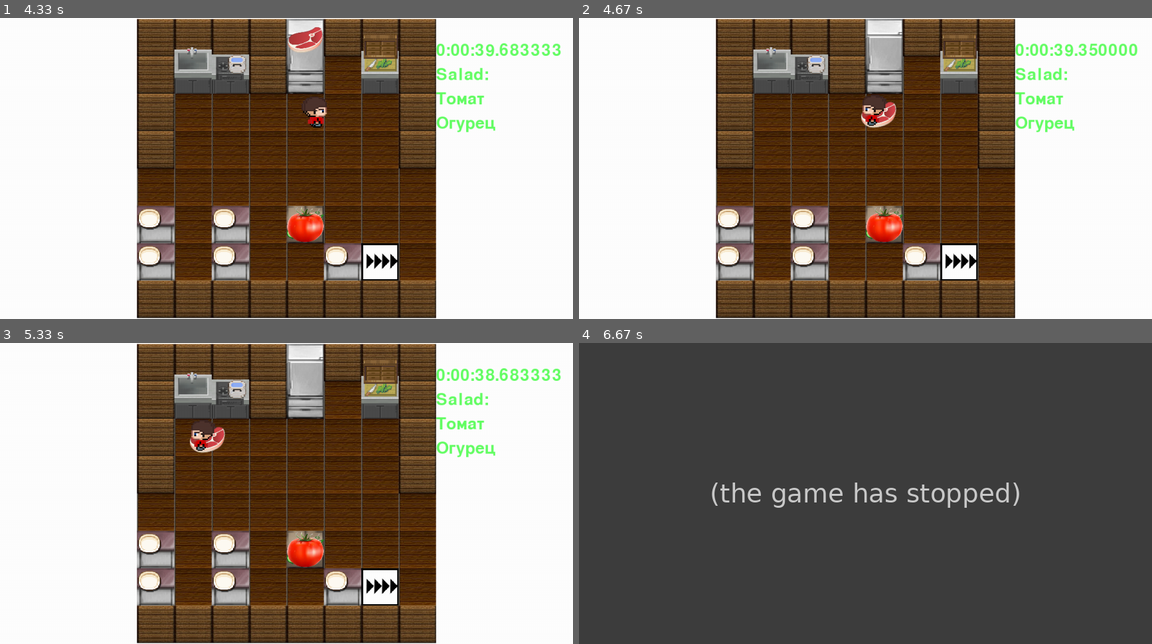
Above: before the commit, frames 1-4 (two rows, left to right).
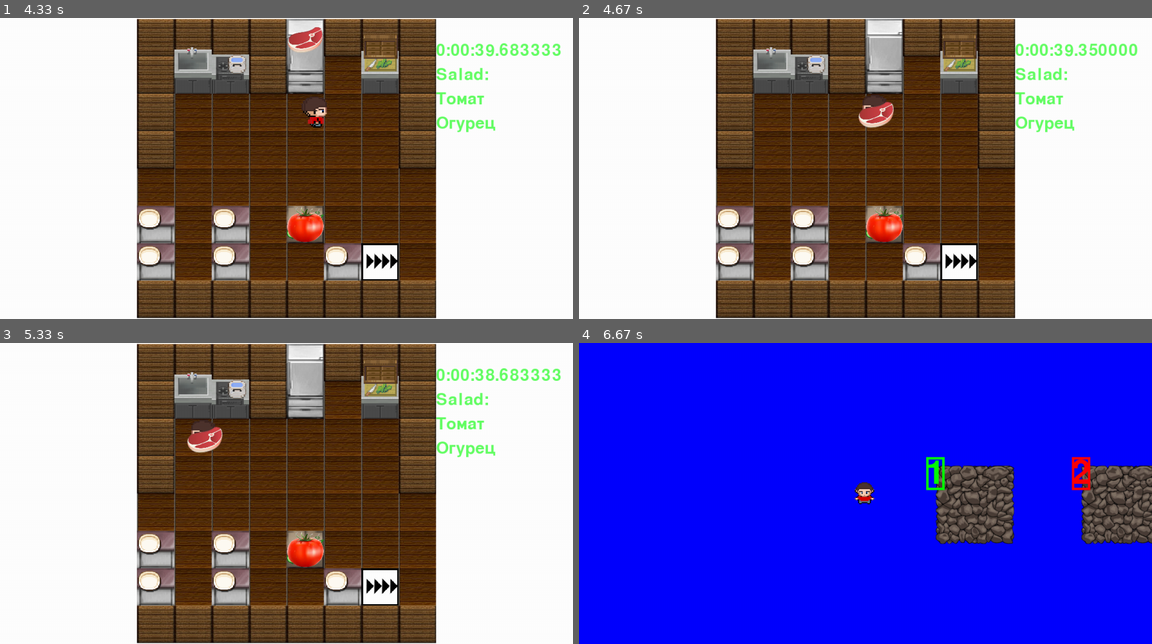
Above: after the commit, the same moments.

Repository: ShvetsovEgor/Overcooked_our_edition_pygame
Game: pygame game, started from main.py
Same seed, same stepped clock (60 frames per second), same inputs: the game is played once before the commit and once after it.
Inputs (mouse positions are in pixels of both pictures, inside the frame that each line leads up to):
- Up to frame 1 (4.33 s): tap Enter at 0.33 s; click (212, 183) at 0.78 s; hold Up 1.03-1.5 s; hold Right 1.53-2.17 s; hold Down 2.2-2.57 s; hold Left 2.6-3.07 s; hold Right 3.1-3.57 s; hold Up 3.6-3.9 s; hold Right from 3.93 s (still down)
- Up to frame 2 (4.67 s): release Right at 4.4 s; hold Space from 4.43 s (still down); hold Left from 4.43 s (still down)
- Up to frame 3 (5.33 s): release Space at 4.97 s; release Left at 4.97 s; hold Left from 5 s (still down); tap Space at 5.07 s
- Up to frame 4 (6.67 s): tap Space at 5.37, 5.63 s; release Left at 5.53 s; hold Down 5.57-5.87 s; tap E at 6.33 s

Frame 1 is identical in both runs. In frame 2, 0.3% of the frame differs, in the area x 48-56%, y 27-37%; in frame 3, 0.3%; in frame 4, 97%, in the area x 0-100%, y 0-100%.
Error before the commit: AttributeError: 'GamePlayScene' object has no attribute 'second_player' (gameplay.py line 48); the game stopped at 6.33 s (later frames are placeholders)

Commit message:
Возврат к выбору уровня (с окном результатов)

Diff:
--- a/gameplay.py
+++ b/gameplay.py
@@ -35,56 +35,60 @@
         clock = pygame.time.Clock()
         countdown = True
         while self.running:
-            # try:
-            for event in pygame.event.get():
-                if event.type == pygame.QUIT:
-                    self.running = False
-                    self.parent.running = False
-
-                if event.type == pygame.KEYDOWN:
-                    if event.key == pygame.K_SPACE:
-                        self.first_player.find(self.foodgroup, self.put_able)
-                    elif event.key == pygame.K_e:
-                        self.second_player.find(self.foodgroup, self.put_able)
-
-            font = pygame.font.Font(None, 50)
-            if countdown and datetime.datetime.now() - self.first_time > datetime.timedelta(seconds=self.time - 11):
-                countdown = False
-                mixer.music.load('sounds/countdown.mp3')
-                mixer.music.play()
-            if datetime.datetime.now() - self.first_time > datetime.timedelta(seconds=self.time):
-                self.show_result()
-            else:
-                text = font.render(
-                    str(self.first_time + datetime.timedelta(seconds=self.time) - datetime.datetime.now()), True,
-                    (100, 255, 100))
-
-            self.screen.fill("white")
-
-            self.allsprites.draw(self.screen)
-            self.plategroup.update()
-            self.plategroup.draw(self.screen)
-
-            self.foodgroup.update()
-            self.foodgroup.draw(self.screen)
-
-            self.playersgroup.update(self.obstacle)
-            self.playersgroup.draw(self.screen)
-            lines = []
-            for el in self.titles:
-                lines += [el + ":"]
-                lines += str(globals()[el]).split()
-            for i, el in enumerate(lines):
-                screen.blit(font.render(el, True, (100, 255, 100)),
-                            (self.width - self.border_x, 100 + 50 * i))
-
-            screen.blit(text, (self.width - self.border_x, 50))  # таймер
-            clock.tick(FPS)
-            pygame.display.flip()
-        # except Exception as e:
-        #     self.running = False
-        #     print(e)
-        #     print("Выход из цикла игры")
+            try:
+                for event in pygame.event.get():
+                    if event.type == pygame.QUIT:
+                        self.running = False
+                        self.parent.running = False
+
+                    if event.type == pygame.KEYDOWN:
+                        if event.key == pygame.K_SPACE:
+                            self.first_player.find(self.foodgroup, self.put_able)
+                        elif event.key == pygame.K_e:
+                            self.second_player.find(self.foodgroup, self.put_able)
+
+                font = pygame.font.Font(None, 50)
+                if countdown and datetime.datetime.now() - self.first_time > datetime.timedelta(seconds=self.time - 11):
+                    countdown = False
+                    mixer.music.load('sounds/countdown.mp3')
+                    mixer.music.play()
+                if datetime.datetime.now() - self.first_time > datetime.timedelta(seconds=self.time):
+                    self.show_result()
+                else:
+                    text = font.render(
+                        str(self.first_time + datetime.timedelta(seconds=self.time) - datetime.datetime.now()), True,
+                        (100, 255, 100))
+
+                self.screen.fill("white")
+
+                self.allsprites.draw(self.screen)
+
+                self.plategroup.update()
+                self.playersgroup.update(self.obstacle)
+                self.foodgroup.update()
+
+                self.playersgroup.draw(self.screen)
+                self.plategroup.draw(self.screen)
+                self.foodgroup.draw(self.screen)
+
+
+
+
+                lines = []
+                for el in self.titles:
+                    lines += [el + ":"]
+                    lines += str(globals()[el]).split()
+                for i, el in enumerate(lines):
+                    screen.blit(font.render(el, True, (100, 255, 100)),
+                                (self.width - self.border_x, 100 + 50 * i))
+
+                screen.blit(text, (self.width - self.border_x, 50))  # таймер
+                clock.tick(FPS)
+                pygame.display.flip()
+            except Exception as e:
+                self.running = False
+                print(e)
+                print("Выход из цикла игры")
 
     def load_level(self):
         with open(self.filename, encoding="utf8") as csvfile:
@@ -156,12 +160,12 @@
 
         if self.parent.kol == 2:
             x, y = choice(floors)
-            self.first_player = Player(x, y, self.playersgroup, self.allsprites, self.cell_size - 5)
+            self.first_player = Player(x, y, self.playersgroup, self.allsprites, self, self.cell_size - 5)
             self.first_player.dishes = self.dishes
-            self.second_player = SecondPlayer(x, y, self.playersgroup, self.allsprites, self.cell_size - 5)
+            self.second_player = SecondPlayer(x, y, self.playersgroup, self.allsprites, self, self.cell_size - 5)
         elif self.parent.kol == 1:
             x, y = choice(floors)
-            self.first_player = Player(x, y, self.playersgroup, self.allsprites, self.cell_size - 5)
+            self.first_player = Player(x, y, self.playersgroup, self.allsprites, self, self.cell_size - 5)
 
     def show_result(self):
         self.running = False
--- a/levelchoose.py
+++ b/levelchoose.py
@@ -45,10 +45,10 @@
         y = self.parent.height // 2
 
         if self.kol == 1:
-            self.obj = Player(50, y - 50, self.playersgroup, self.allsprites)
+            self.obj = Player(50, y - 50, self.playersgroup, self.allsprites, self)
         else:
-            self.obj = Player(50, y - 50, self.playersgroup, self.allsprites)
-            SecondPlayer(50, y + 50, self.playersgroup, self.allsprites)
+            self.obj = Player(50, y - 50, self.playersgroup, self.allsprites, self)
+            SecondPlayer(50, y + 50, self.playersgroup, self.allsprites, self)
 
         pygame.draw.rect(self.screen, "black", (0, y - 100, x, 200))
 
@@ -70,7 +70,7 @@
         clock = pygame.time.Clock()
         camera = Camera(self.parent.width, self.parent.height)
         while self.running:
-            # try:
+            try:
                 for event in pygame.event.get():
                     if event.type == pygame.QUIT:
                         self.running = False
@@ -93,9 +93,9 @@
                 self.playersgroup.draw(self.screen)
                 pygame.display.flip()
                 clock.tick(FPS)
-            # except Exception as e:
-            #     self.running = False
-            #     print(e)
-            #     print("Выход из цикла выбора уровня")
-            #     pygame.quit()
+            except Exception as e:
+                self.running = False
+                print(e)
+                print("Выход из цикла выбора уровня")
+                pygame.quit()
         pygame.quit()
--- a/main.py
+++ b/main.py
@@ -27,7 +27,7 @@
         self.text()
         clock = pygame.time.Clock()
         while self.running:
-            # try:
+            try:
                 for event in pygame.event.get():
                     if event.type == pygame.QUIT:
                         self.running = False
@@ -55,9 +55,9 @@
 
                     clock.tick(FPS)
                     pygame.display.flip()
-            # except Exception:
-            #     print("Завершение работы приложения")
-            #     pygame.quit()
+            except Exception:
+                print("Завершение работы приложения")
+                pygame.quit()
         pygame.quit()
 
     def fon(self):
--- a/players.py
+++ b/players.py
@@ -6,8 +6,9 @@
 
 
 class Player(pygame.sprite.Sprite):
-    def __init__(self, x, y, playersgroup, allsprites, cell_size=50):
+    def __init__(self, x, y, playersgroup, allsprites, parent, cell_size=50):
         super().__init__(allsprites, playersgroup)
+        self.parent = parent
         self.steps = 0
         self.frames = []
         self.dishes = []
@@ -160,8 +161,9 @@
 
 
 class SecondPlayer(pygame.sprite.Sprite):
-    def __init__(self, x, y, playersgroup, allsprites, cell_size=50):
+    def __init__(self, x, y, playersgroup, allsprites, parent, cell_size=50):
         super().__init__(allsprites, playersgroup)
+        self.parent = parent
         self.frames = []
         self.dishes = []
         self.steps = 0
@@ -240,6 +242,7 @@
                 self.object.rect = self.object.image.get_rect()
                 plates[-1] += [self.object]
                 self.object.parent = plates[-1]
+                self.object.parent.pa
                 if type(plates[-1]) == interier.Checker:
                     self.object.parent = sprites[-1]
                     plates[-1].check(self.object)
